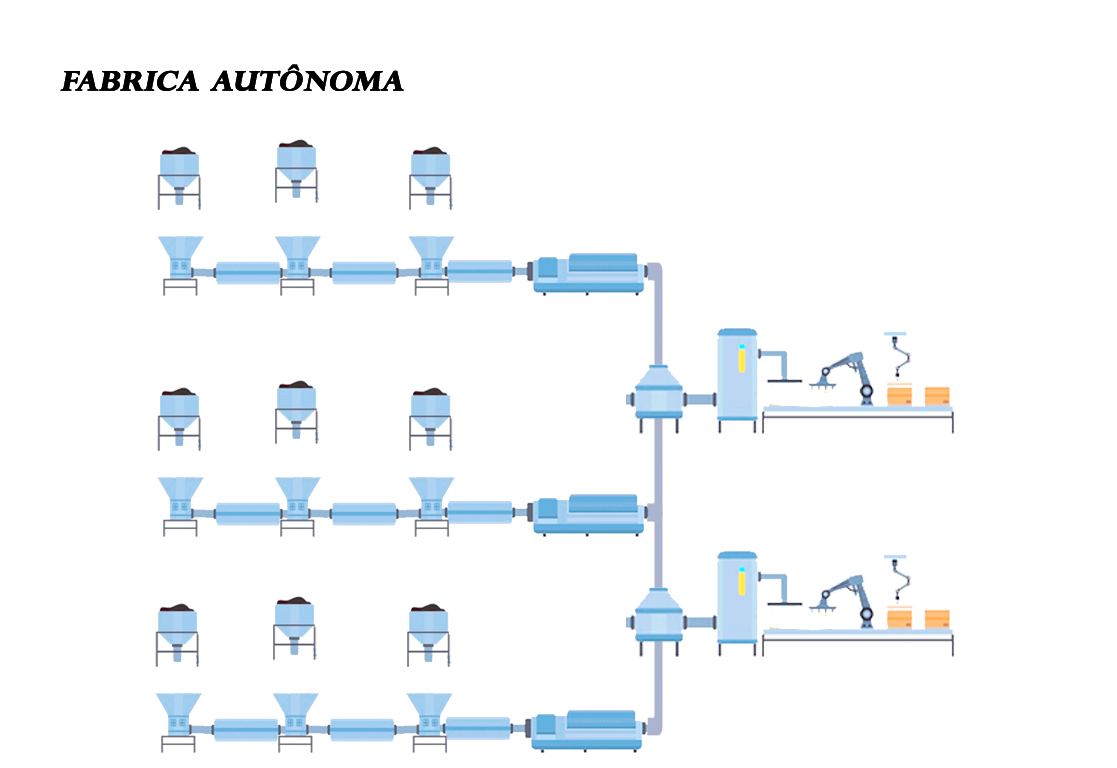
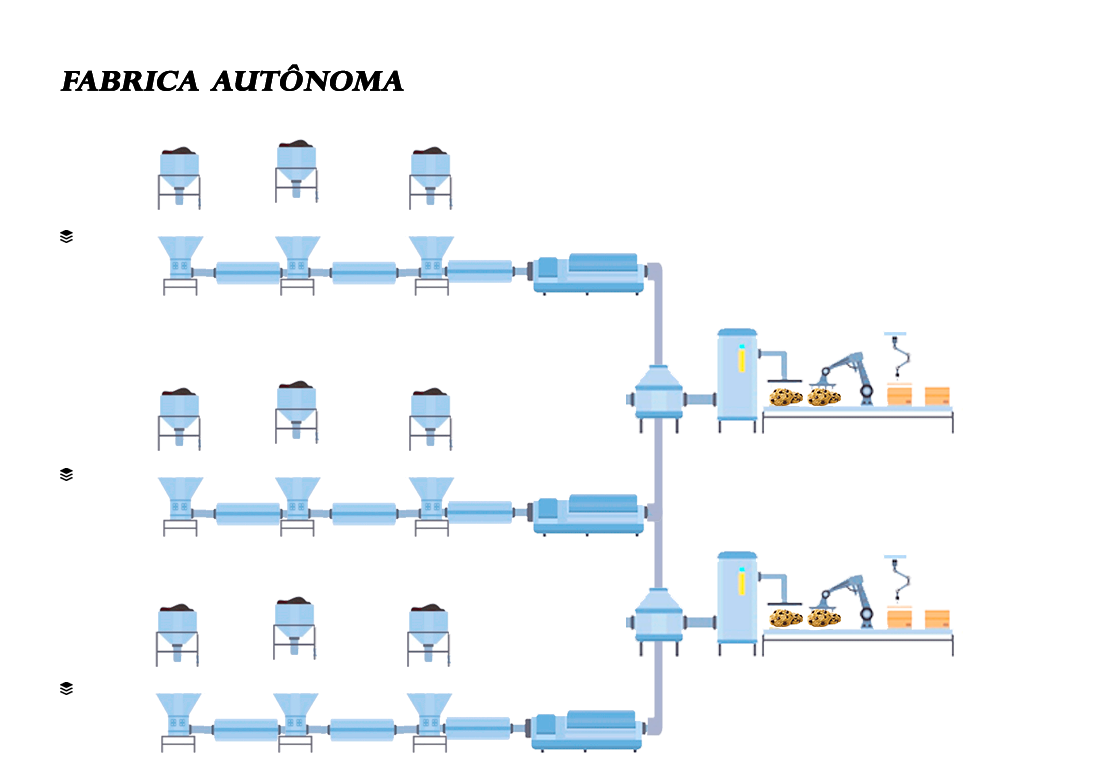
Layers edited between the first and the second 1117×768 image:
added layer "Cookie-PNG-Picture copiar 3" above "Cookie-PNG-Picture copiar 2" over [807,388,841,406]
added layer "Cookie-PNG-Picture copiar 2" above "Cookie-PNG-Picture copiar" over [769,388,803,406]
added layer "Cookie-PNG-Picture copiar" above "Cookie-PNG-Picture" over [807,609,841,627]
added layer "Cookie-PNG-Picture" above "Camada 3 copiar 2" over [769,609,803,627]
added layer "Camada 3 copiar 2" above "Camada 3 copiar" over [60,682,73,695]
added layer "Camada 3 copiar" above "Camada 3" over [60,468,73,481]
added layer "Camada 3" above "Camada 1 copiar" over [60,230,73,243]
